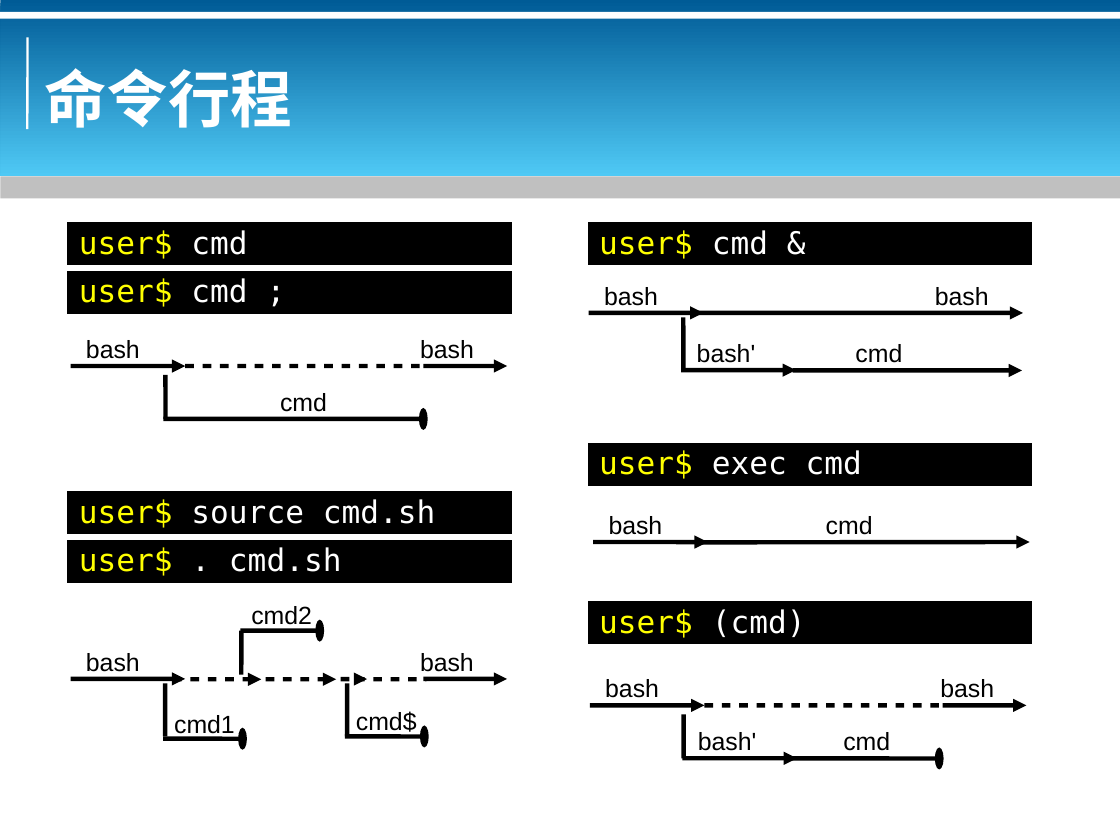
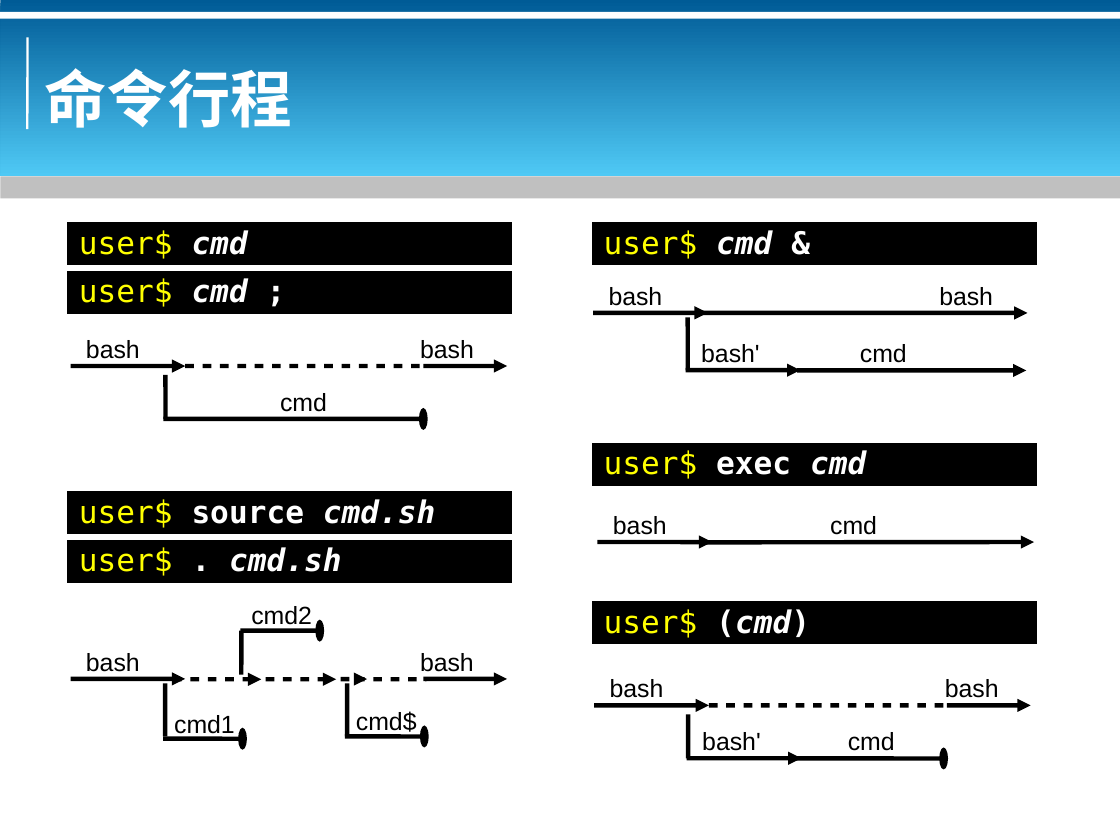
Before and after one commit to bluebat/.presentations, a slide deck: slide 17 of bash-basics.odp. Drawn at 1120x840 pixels with LibreOffice and Linux fonts; fonts in the diff are those of the drawing; background and template pictures are left out. Boxes give left, top, right and bottom in pixels: in the first picture for what was removed or moved away, otherwise in the second. Text is boxed around its words. In the diff, an @@ line names an element or a change of style, - is before the commit and + after.

```diff
--- a/bash-basics.odp
+++ b/bash-basics.odp
@@ rectangle "user$ cmd" at [68,223,512,264]: bold on, italic on in "cmd" @@
@@ rectangle "user$ cmd &" at [592,223,1036,264]: bold on in "cmd &"; italic on in "cmd" @@
@@ rectangle "user$ cmd ;" at [68,271,512,312]: bold on in "cmd ;"; italic on in "cmd" @@
@@ rectangle "user$ exec cmd" at [592,444,1036,485]: bold on in "exec cmd"; italic on in "cmd" @@
@@ rectangle "user$ source cmd.sh" at [68,492,512,533]: bold on in "source cmd.sh"; italic on in "cmd.sh" @@
@@ rectangle "user$ . cmd.sh" at [68,540,512,581]: bold on in ". cmd.sh"; italic on in "cmd.sh" @@
@@ rectangle "user$ (cmd)" at [592,601,1036,643]: bold on, italic on in "(cmd)" @@
@@ 10 texts, 10 arrows, 3 rectangles, 3 lines: place and size @@
-10 texts, 10 arrows, 3 rectangles, 3 lines at [588,223,1032,758]
+10 texts, 10 arrows, 3 rectangles, 3 lines at [592,223,1036,758]
```
Also in this commit, not shown: 11 other slides changed.
